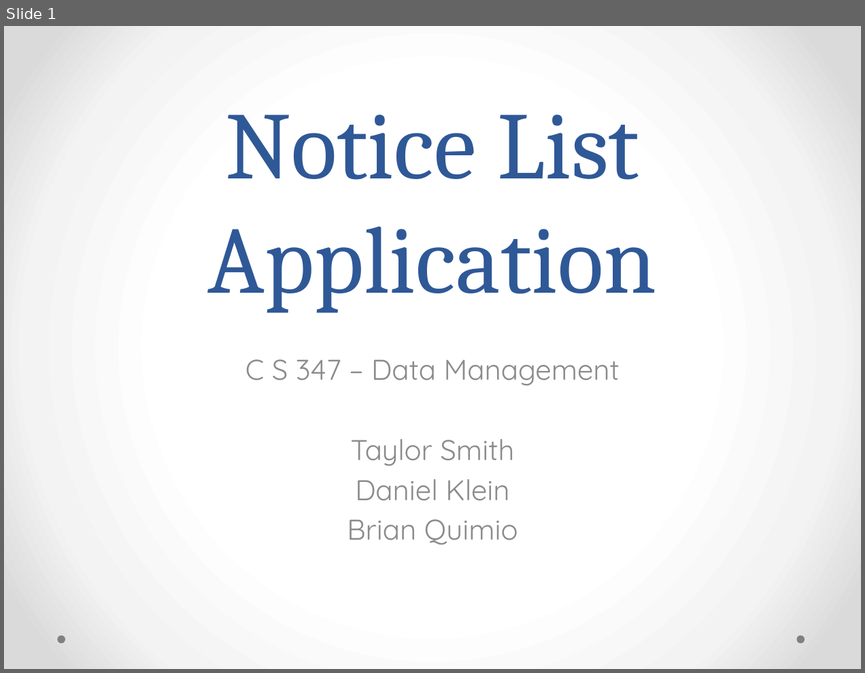
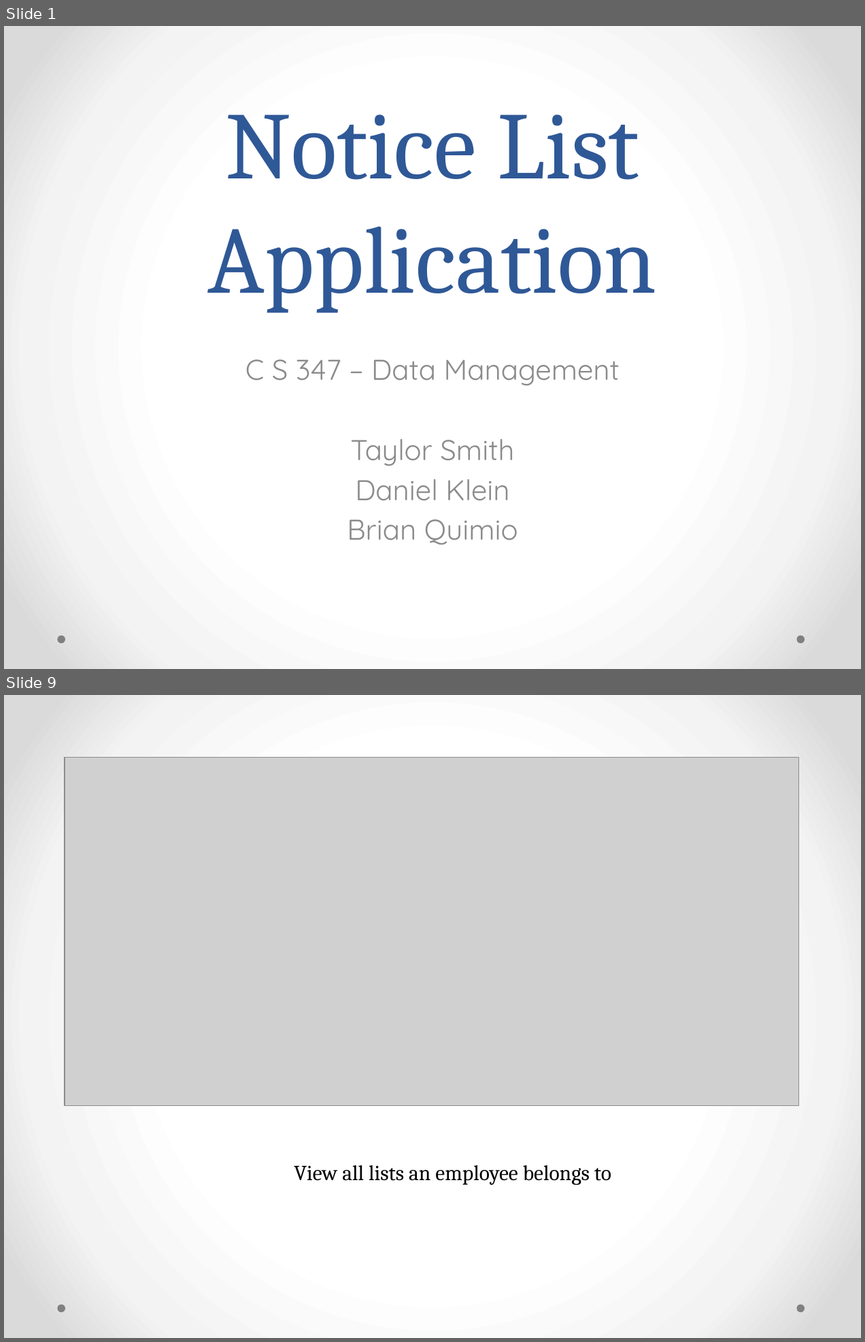
Before and after one commit to mpanoratra/cs347_final_project, a slide deck: FinalPresentation.pptx. Shown one above the other, each under a label of ours: slide 1 before the commit, slides 1 and 9 after it; the slides between them are not shown. The pictures are 865x673 and 865x1342 pixels, drawn with LibreOffice and Linux fonts; fonts in the diff are those of the drawing; grey boxes stand for pictures. Boxes give left, top, right and bottom in pixels: in the first picture for what was removed or moved away, otherwise in the second. Text is boxed around its words. In the diff, an @@ line names an element or a change of style, - is before the commit and + after.

Commit message:
presentation w/ screenshots

```diff
--- a/FinalPresentation.pptx
+++ b/FinalPresentation.pptx
@@ slide 9 added at (4, 695, 861, 1338), background gradient #FFFFFF to #F4F4F4 to #DADADA; not listed: 2 template elements that a slide beside it also shows @@
@@ picture added at (65, 757, 799, 1106) @@
@@ text added at (294, 1165, 611, 1185), 18 pt, text #000000 @@
+View all lists an employee belongs to
```
Also in this commit, not shown: 1 slide changed, 6 other slides added, 1 slide removed.
